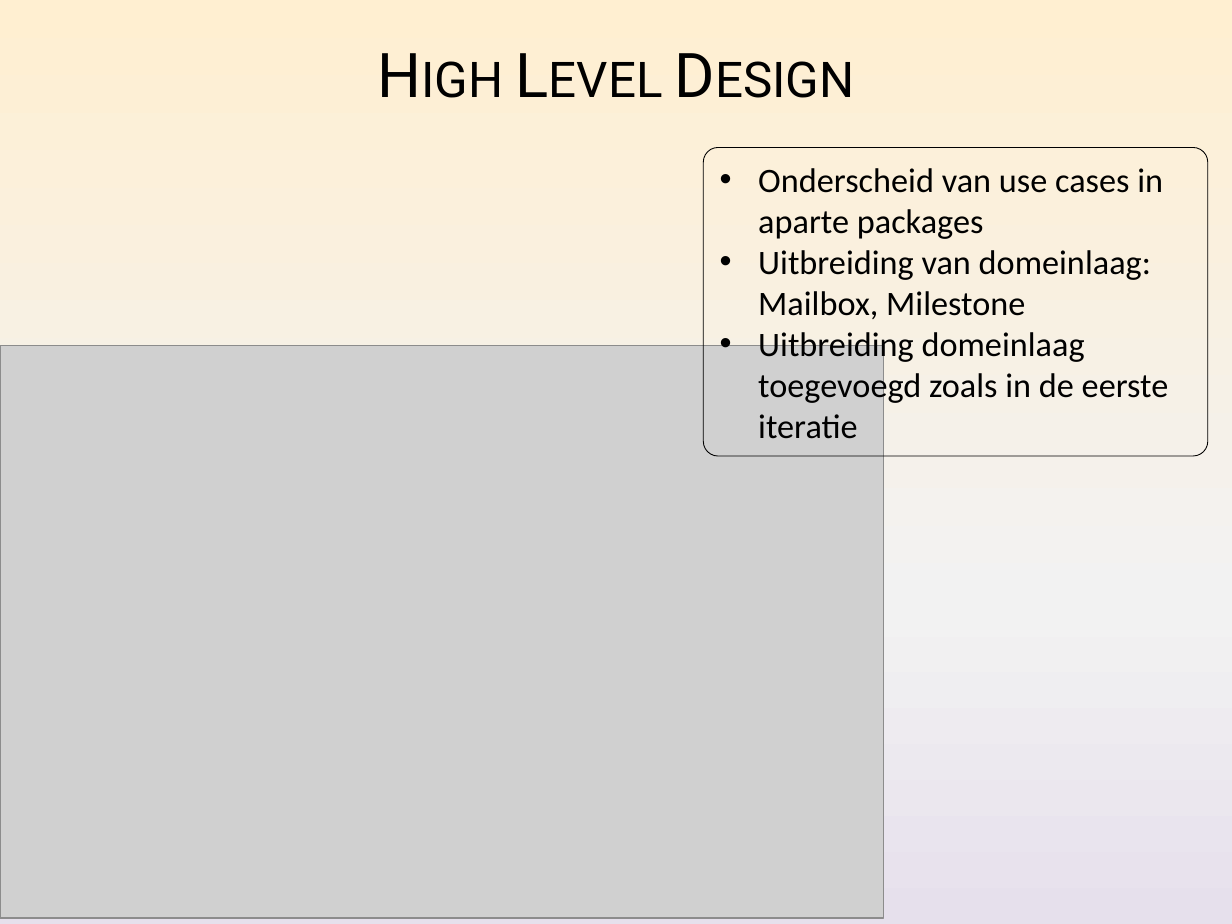
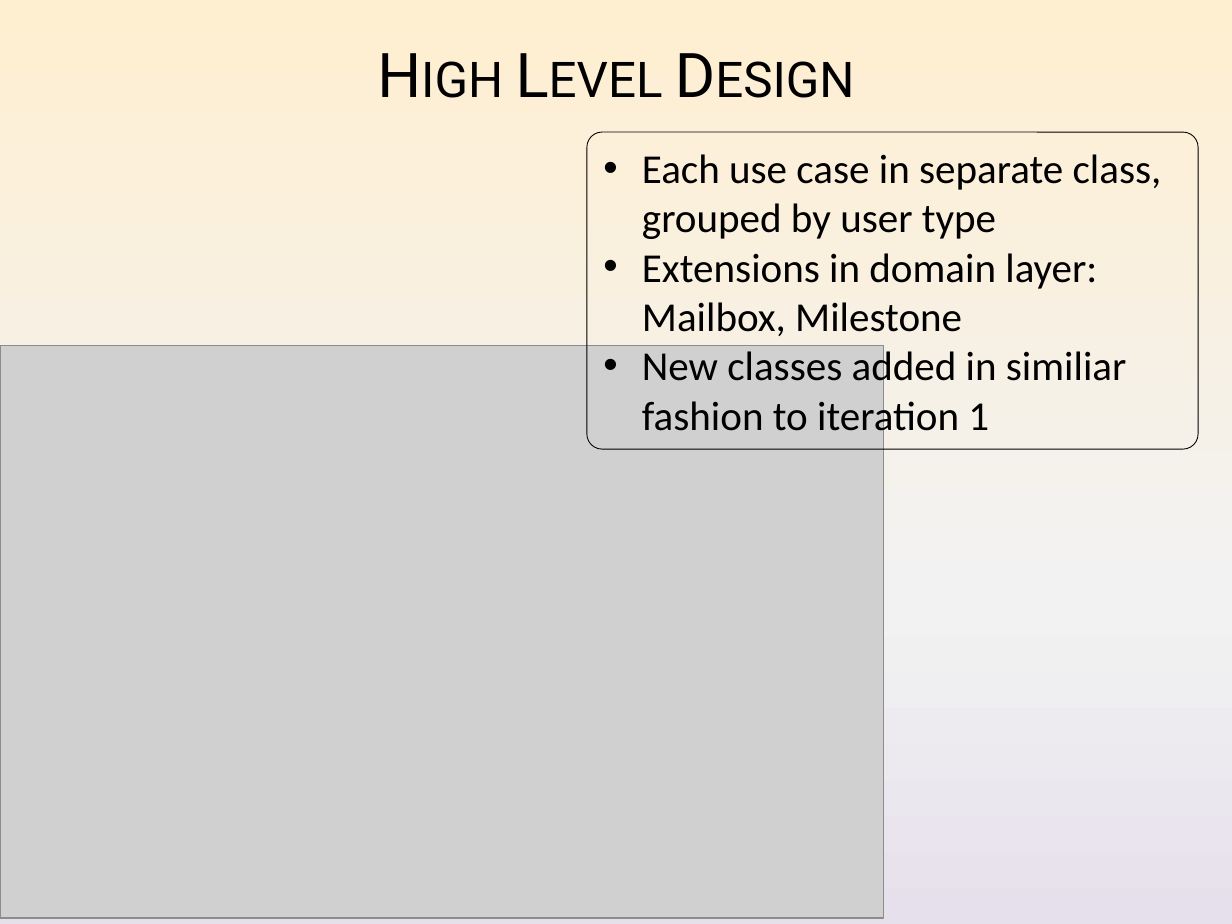
Before and after one commit to Nickelium/Software-Development, a slide deck: slide 3 of Presentaties/Iteratie 2/SWOP Presentatie 2 Inhoud.pptx. Drawn at 1232x924 pixels with LibreOffice and Linux fonts; fonts in the diff are those of the drawing; grey boxes stand for pictures. Boxes give left, top, right and bottom in pixels: in the first picture for what was removed or moved away, otherwise in the second. Text is boxed around its words. In the diff, an @@ line names an element or a change of style, - is before the commit and + after.

```diff
--- a/Presentaties/Iteratie 2/SWOP Presentatie 2 Inhoud.pptx
+++ b/Presentaties/Iteratie 2/SWOP Presentatie 2 Inhoud.pptx
@@ rounded rectangle "Each use case in separate ...": place and size @@
-rounded rectangle "Each use case in separate ..." at <box>703,148,1207,456</box>
+rounded rectangle "Each use case in separate ..." at <box>586,132,1198,448</box>
@@ text in rounded rectangle at <box>642,154,1162,440</box>: text changed; size 20 to 24 pt @@
-• Onderscheid van use cases in aparte packages
-• Uitbreiding van domeinlaag: Mailbox, Milestone
-• Uitbreiding domeinlaag toegevoegd zoals in de eerste iteratie
+• Each use case in separate class, grouped by user type
+• Extensions in domain layer: Mailbox, Milestone
+• New classes added in similiar fashion to iteration 1
```
Also in this commit, not shown: 11 other slides changed, 1 slide added, 2 slides removed, 1 other file.
